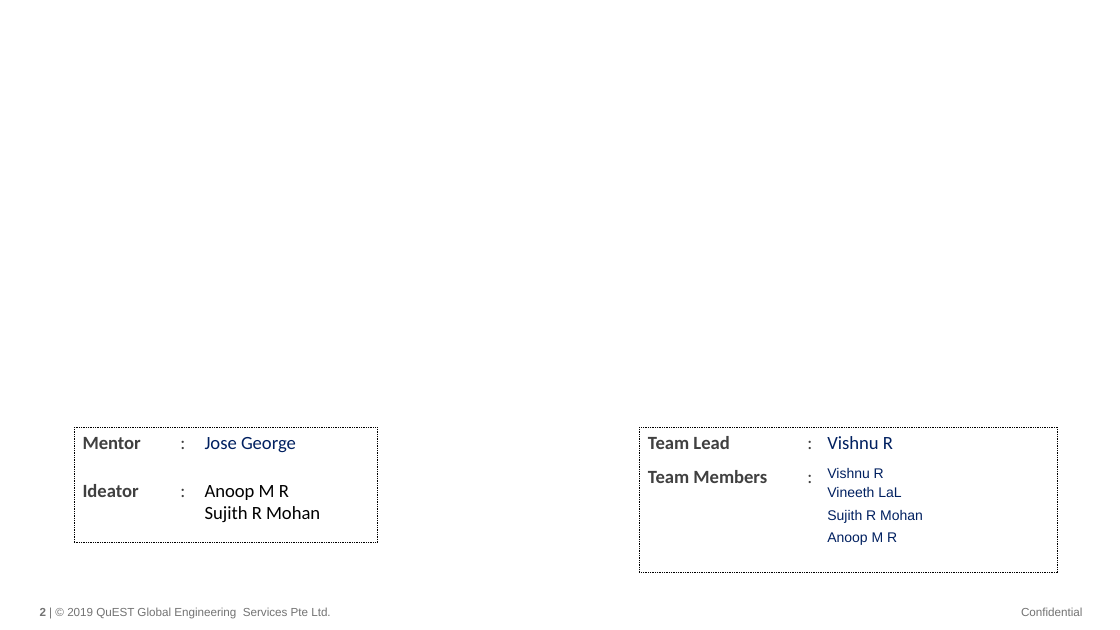
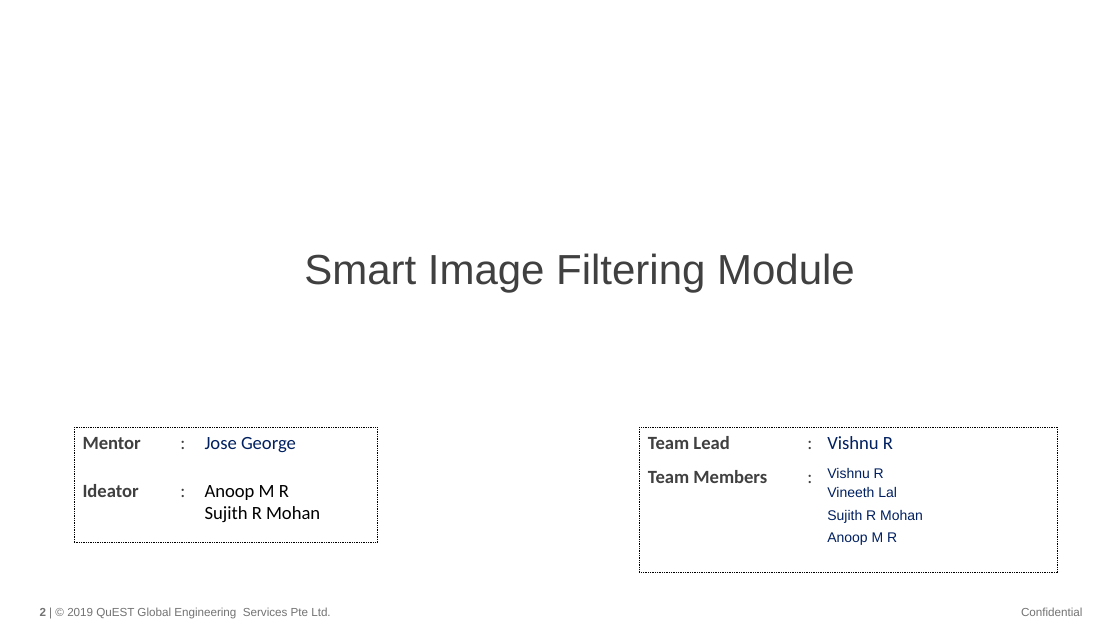
Before and after one commit to vishnurapps/BlueBytes, a slide deck: slide 2 of Doc/HackathonFY19-PresentationTemplate.odp. Drawn at 1120x630 pixels with LibreOffice and Linux fonts; fonts in the diff are those of the drawing; background and template pictures are left out. Boxes give left, top, right and bottom in pixels: in the first picture for what was removed or moved away, otherwise in the second. Text is boxed around its words. In the diff, an @@ line names an element or a change of style, - is before the commit and + after.

```diff
--- a/Doc/HackathonFY19-PresentationTemplate.odp
+++ b/Doc/HackathonFY19-PresentationTemplate.odp
@@ text added at <box>304,253,855,292</box>, 36 pt, text #404040 @@
+Smart Image Filtering Module
@@ table at <box>639,428,1057,573</box> @@
-row 2, column 3: Vishnu R / Vineeth LaL / Sujith R Mohan / Anoop M R
+row 2, column 3: Vishnu R / Vineeth Lal / Sujith R Mohan / Anoop M R
```
Also in this commit, not shown: 6 other slides changed, 6 slides added.
